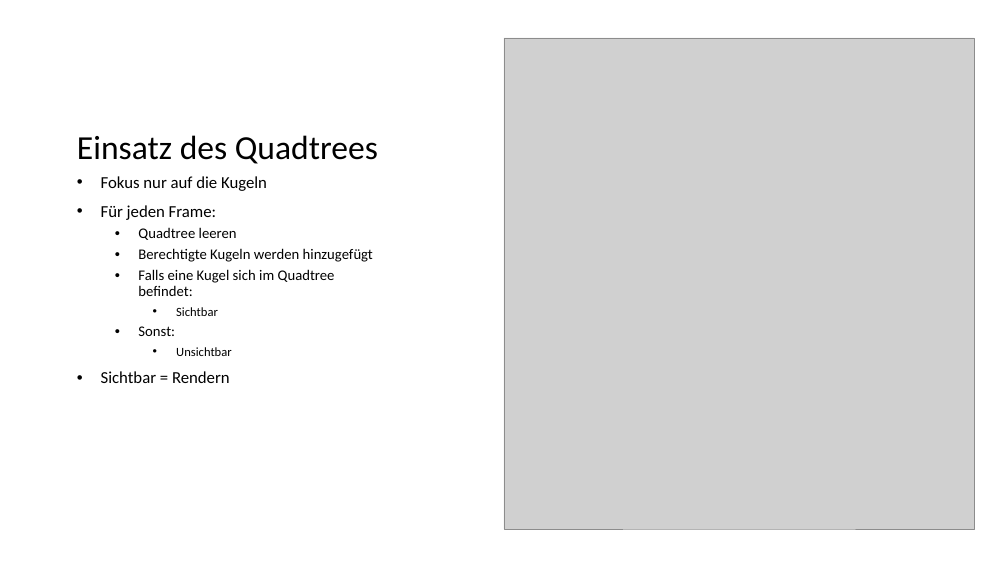
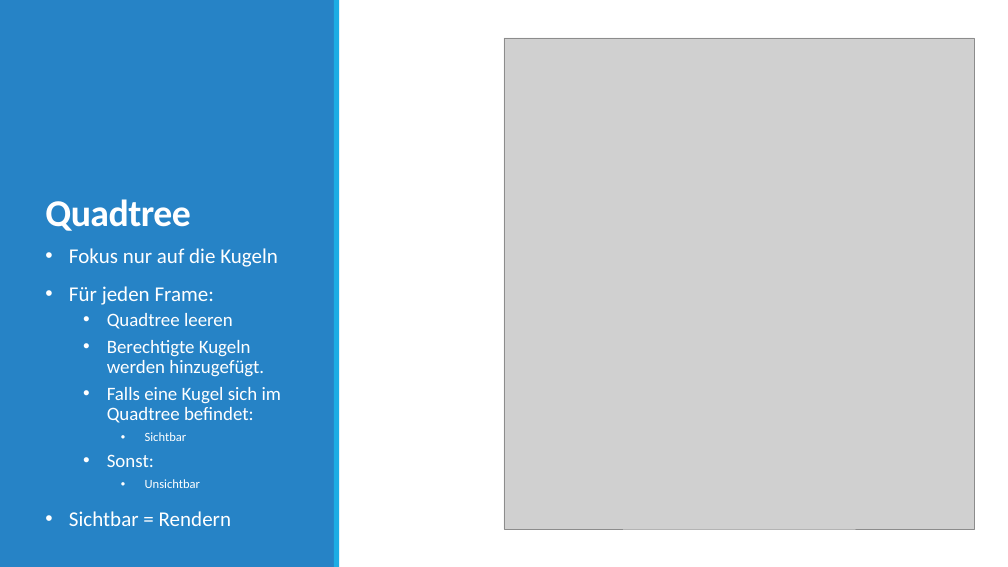
Before and after one commit to JanNiclasRuppenthal/SP_Portfolio01, a slide deck: slide 8 of slides/Portfolio01_Slides.pptx. Drawn at 1008x567 pixels with LibreOffice and Linux fonts; fonts in the diff are those of the drawing; grey boxes stand for pictures. Boxes give left, top, right and bottom in pixels: in the first picture for what was removed or moved away, otherwise in the second. Text is boxed around its words. In the diff, an @@ line names an element or a change of style, - is before the commit and + after.

```diff
--- a/slides/Portfolio01_Slides.pptx
+++ b/slides/Portfolio01_Slides.pptx
@@ rectangle added at (0,0,335,567), fill #2683C6 @@
@@ rectangle added at (334,0,340,567), fill #1CADE4 @@
@@ title at (45,199,191,231): text changed; size 32 to 36 pt; text colour #000000 to #FFFFFF; bold on @@
-Einsatz des Quadtrees
+Quadtree
@@ text "Fokus nur auf die Kugeln": place and size @@
-text "Fokus nur auf die Kugeln" at (101,176,373,383)
+text "Fokus nur auf die Kugeln" at (69,248,281,526)
@@ text at (69,248,281,526): size 16 to 20 pt in "Fokus nur auf die Kugeln", "Für jeden Frame:", "Sichtbar = Rendern"; text colour #000000 to #FFFFFF in "Fokus nur auf die Kugeln", "Für jeden Frame:", "Quadtree leeren", "Falls eine Kugel sich im Quadtree befindet:" and 4 more places; size 14 to 18 pt in "Quadtree leeren", "Falls eine Kugel sich im Quadtree befindet:", "Sonst:"; more space between paragraphs @@
@@ text at (107,340,264,377): text changed; size 14 to 18 pt; text colour #000000 to #FFFFFF @@
-  • Berechtigte Kugeln werden hinzugefügt
+  • Berechtigte Kugeln werden hinzugefügt.
```
Also in this commit, not shown: 11 other slides changed, 1 slide added, 1 slide removed, 2 other files.
